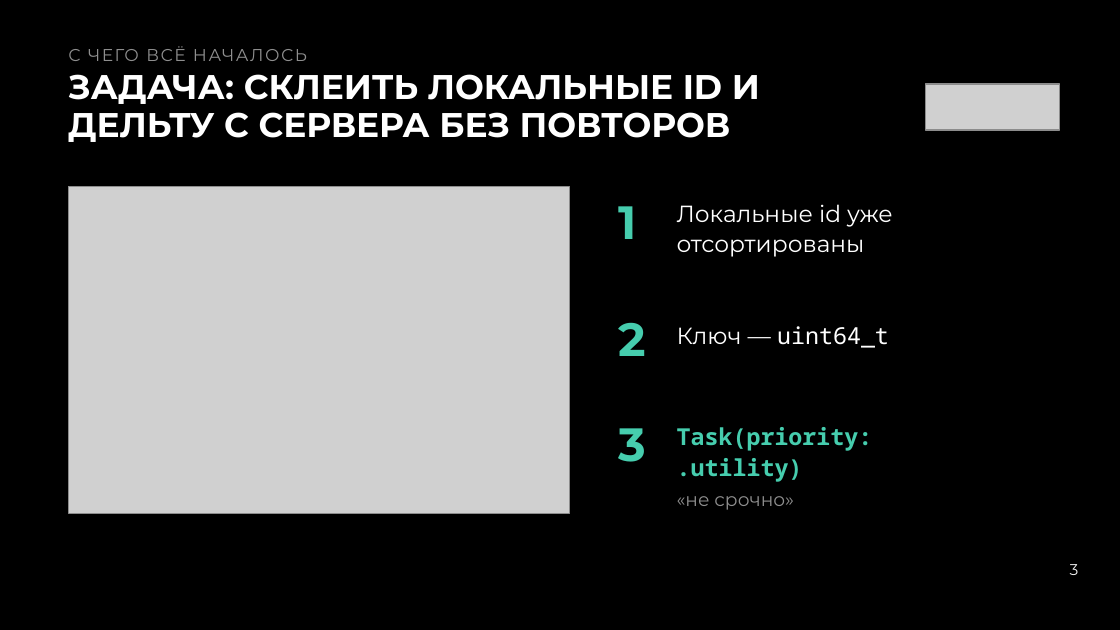
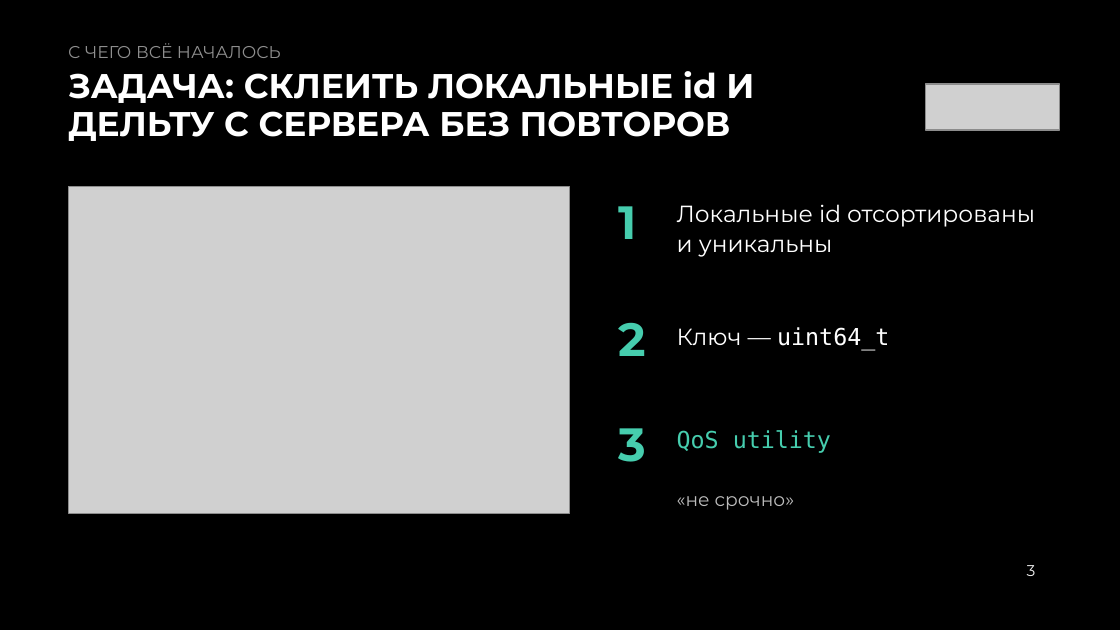
Before and after one commit to Neoron95/conference-hardfest-algorithms, a slide deck: slide 3 of prep/deck/hardfest2026_deck.pptx. Drawn at 1120x630 pixels with LibreOffice and Linux fonts; fonts in the diff are those of the drawing; grey boxes stand for pictures. Boxes give left, top, right and bottom in pixels: in the first picture for what was removed or moved away, otherwise in the second. Text is boxed around its words. In the diff, an @@ line names an element or a change of style, - is before the commit and + after.

```diff
--- a/prep/deck/hardfest2026_deck.pptx
+++ b/prep/deck/hardfest2026_deck.pptx
@@ text "С ЧЕГО ВСЁ НАЧАЛОСЬ" at (68, 43, 281, 58): letter spacing 0.9 to 0 pt @@
@@ text at (68, 71, 754, 103): text changed @@
-ЗАДАЧА: СКЛЕИТЬ ЛОКАЛЬНЫЕ ID И ДЕЛЬТУ С СЕРВЕРА БЕЗ ПОВТОРОВ
+ЗАДАЧА: СКЛЕИТЬ ЛОКАЛЬНЫЕ id И
@@ text at (677, 204, 1035, 227): text changed @@
-Локальные id уже отсортированы
+Локальные id отсортированы
@@ text added at (677, 239, 833, 257), 15 pt, text #FFFFFF @@
+и уникальны
@@ text "Ключ — uint64_t" at (677, 327, 889, 351): font Noto Sans Mono to DejaVu Sans Mono in "uint64_t" @@
@@ text removed at (677, 427, 873, 482) @@
-Task(priority:
-.utility)
@@ text added at (677, 430, 831, 453), 15 pt, text #46CDAE @@
+QoS utility
@@ text "«не срочно»" at (677, 496, 795, 510): text colour #8F8F8F to #BDBDBD @@
@@ text "3": place and size @@
-text "3" at (1070, 564, 1079, 575)
+text "3" at (1027, 565, 1036, 576)
@@ text "3" at (1027, 565, 1036, 576): alignment right to left; line spacing 1 to 12.8pt; vertical alignment middle to top @@
```
Also in this commit, not shown: 34 other slides changed, 15 slides added, 12 slides removed, 52 other files.
